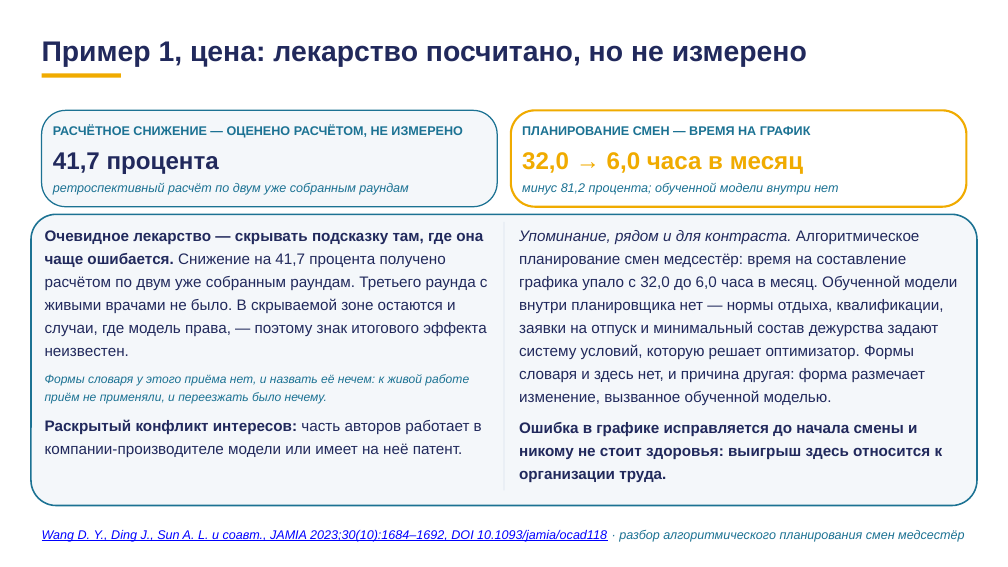
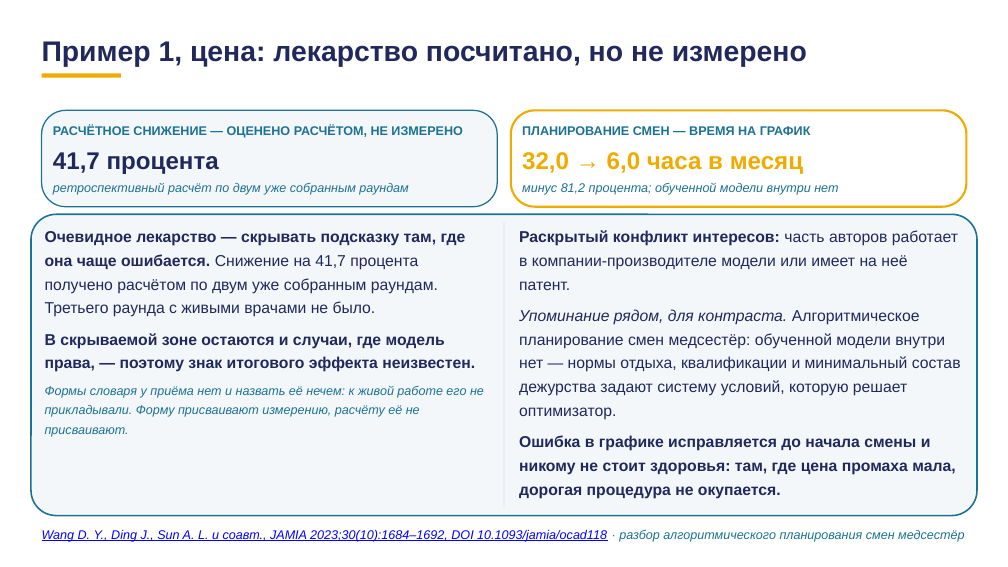
Before and after one commit to tellina-study/AI-usage-lessons, a slide deck: slide 68 of library/lectures/lec-07/rework/deck/lec-07-karkas.pptx (slide 63 before the commit). Drawn at 1008x567 pixels with LibreOffice and Linux fonts; fonts in the diff are those of the drawing. Boxes give left, top, right and bottom in pixels: in the first picture for what was removed or moved away, otherwise in the second. Text is boxed around its words. In the diff, an @@ line names an element or a change of style, - is before the commit and + after.

```diff
--- a/library/lectures/lec-07/rework/deck/lec-07-karkas.pptx
+++ b/library/lectures/lec-07/rework/deck/lec-07-karkas.pptx
@@ rounded rectangle: place and size @@
-rounded rectangle at bbox=[31, 214, 977, 505]
+rounded rectangle at bbox=[31, 214, 977, 516]
@@ rounded rectangle at bbox=[31, 214, 977, 516]: proportions changed @@
@@ text at bbox=[45, 231, 484, 437]: text changed; size 14.5 to 15 pt @@
-Очевидное лекарство — скрывать подсказку там, где она чаще ошибается. Снижение на 41,7 процента получено расчётом по двум уже собранным раундам. Третьего раунда с живыми врачами не было. В скрываемой зоне остаются и случаи, где модель права, — поэтому знак итогового эффекта неизвестен.
-Формы словаря у этого приёма нет, и назвать её нечем: к живой работе приём не применяли, и переезжать было нечему.
-Раскрытый конфликт интересов: часть авторов работает в компании-производителе модели или имеет на неё патент.
+Очевидное лекарство — скрывать подсказку там, где она чаще ошибается. Снижение на 41,7 процента получено расчётом по двум уже собранным раундам. Третьего раунда с живыми врачами не было.
+В скрываемой зоне остаются и случаи, где модель права, — поэтому знак итогового эффекта неизвестен.
+Формы словаря у приёма нет и назвать её нечем: к живой работе его не прикладывали. Форму присваивают измерению, расчёту её не присваивают.
@@ rectangle: place and size @@
-rectangle at bbox=[504, 222, 504, 490]
+rectangle at bbox=[504, 222, 504, 507]
@@ text at bbox=[519, 230, 961, 499]: text changed; size 14.5 to 15 pt @@
-Упоминание, рядом и для контраста. Алгоритмическое планирование смен медсестёр: время на составление графика упало с 32,0 до 6,0 часа в месяц. Обученной модели внутри планировщика нет — нормы отдыха, квалификации, заявки на отпуск и минимальный состав дежурства задают систему условий, которую решает оптимизатор. Формы словаря и здесь нет, и причина другая: форма размечает изменение, вызванное обученной моделью.
-Ошибка в графике исправляется до начала смены и никому не стоит здоровья: выигрыш здесь относится к организации труда.
+Раскрытый конфликт интересов: часть авторов работает в компании-производителе модели или имеет на неё патент.
+Упоминание рядом, для контраста. Алгоритмическое планирование смен медсестёр: обученной модели внутри нет — нормы отдыха, квалификации и минимальный состав дежурства задают систему условий, которую решает оптимизатор.
+Ошибка в графике исправляется до начала смены и никому не стоит здоровья: там, где цена промаха мала, дорогая процедура не окупается.
```
Also in this commit, not shown: 78 other slides changed, 10 slides added, 3 slides removed, 1 other file.
